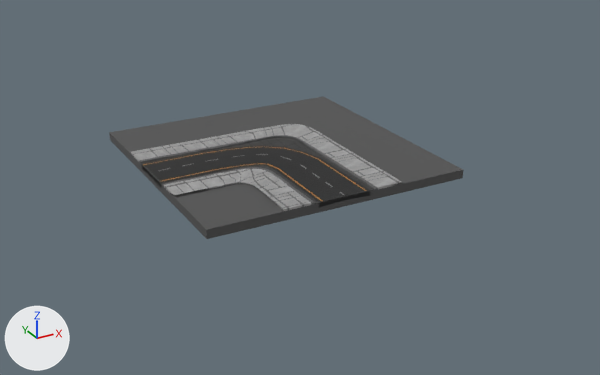
Before and after pictures for a commit that changed the FBX model Assets/Models/Tiles/NEW/Tile_Bend.FBX.
One viewpoint serves both versions: a camera (50 mm lens) standing at (-40.6, -79.4, 34.1) and looking at (1.6, -2.7, -4.2). The axes (+X, +Y, +Z) are drawn at lower left. The lights are the same throughout. Where no turn or scale is listed for an object, it has been applied to the vertices. Vertices at the same position are counted once.

In view in the first picture: 'Tile_Bend'.
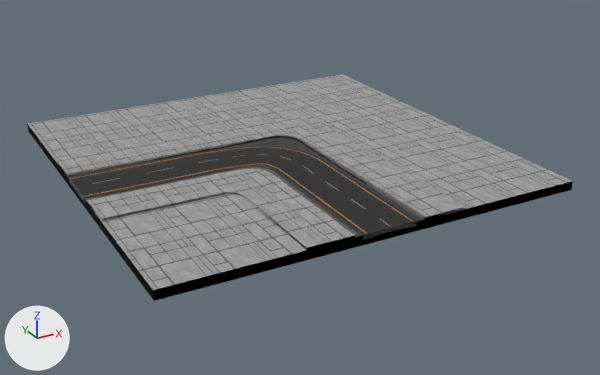
The change, as JSON lines over the scene's bpy script:
```json
{"block": "me_mesh", "where": "# used by ob_tile_bend; location = (0.0, 0.0, 0.0)"}
{"op": "remove", "block": "me_mesh", "code": "me_mesh.from_pydata(...)  # 760 vertices, 575 faces; spans x -15.0..15.0, y -15.0..15.0, z -1.3..0.1"}
{"op": "add", "block": "me_mesh", "code": "me_mesh.from_pydata(...)  # 920 vertices, 695 faces; spans x -23.0..23.0, y -23.0..23.0, z -1.3..0.1"}
{"block": "me_mesh", "change": "me_mesh part 1: the loose piece of 8 vertices spanning x -15.0..-13.3, y 3.5..3.9, z -0.2..0.0 is scaled about its middle by (0.797, 1, 1.08), then moved by (-8.2, 0.0, 0.0)"}
{"block": "me_mesh", "change": "me_mesh part 2: the loose piece of 8 vertices spanning x -15.0..-13.3, y -3.9..-3.5, z -0.2..0.0 is moved by (-6.7, 7.4, 0.0)"}
{"block": "me_mesh", "change": "me_mesh part 3: the loose piece of 8 vertices spanning x -15.0..15.0, y -15.0..15.0, z -1.2..-0.2 is scaled about its middle by (0.056, 0.0133, 0.188), then moved by (-19.1, 3.7, 0.6), in mat_03___default (picture img_text_pavement_1_png)"}
{"block": "me_mesh", "change": "me_mesh part 4: the loose piece of 8 vertices spanning x -15.0..-13.3, y 3.5..3.9, z -0.2..0.0 is copied, and the copy is moved by (-3.3, 0.0, 0.0); it spans x -18.3..-16.6, y 3.5..3.9, z -0.2..0.0"}
{"block": "me_mesh", "change": "me_mesh part 5: the loose piece of 8 vertices spanning x 3.5..3.9, y -15.0..-13.3, z -0.2..0.0 is copied, and the copy is moved by (0.0, -6.8, 0.0); it spans x 3.5..3.9, y -21.7..-20.1, z -0.2..0.0"}
{"block": "me_mesh", "change": "me_mesh part 6: the loose piece of 8 vertices spanning x 3.5..3.9, y -15.0..-13.3, z -0.2..0.0 is copied, and the copy is scaled about its middle by (1, 0.762, 1.08), then moved by (0.0, -8.2, 0.0); it spans x 3.5..3.9, y -23.0..-21.7, z -0.2..0.0"}
{"block": "me_mesh", "change": "me_mesh part 7: 88 vertices moved from x -15.0..6.9, y -15.0..6.9, z -0.7..0.1 to x -23.0..8.8, y -23.0..8.4, z -0.7..0.1; 12 vertices removed from x -6.9..6.9, y -15.0..-13.3, z -0.2..0.0; 36 vertices added at x -23.0..23.0, y -23.0..23.0, z -1.2..0.0"}
```

What differs and where, as boxes [x1, y1, x2, y2] in the pictures (600 x 375 px; the box of a moved part takes in the faces that stretch with it):
```json
{"object": "Tile_Bend", "change": "reshaped", "before": [109, 96, 463, 239], "after": [27, 74, 573, 301], "on screen": "54% wider, 58% taller"}
{"part": 1, "of": "me_mesh", "change": "moved or reshaped", "before": [139, 158, 154, 164], "after": [67, 172, 80, 177]}
{"part": 2, "of": "me_mesh", "change": "moved or reshaped", "before": [163, 181, 178, 187], "after": [80, 169, 96, 174]}
{"part": 3, "of": "me_mesh", "change": "moved or reshaped", "before": [109, 96, 463, 239], "after": [95, 166, 111, 171]}
{"part": 4, "of": "me_mesh", "change": "added", "after": [110, 163, 126, 168]}
{"part": 5, "of": "me_mesh", "change": "added", "after": [403, 206, 417, 214]}
{"part": 6, "of": "me_mesh", "change": "added", "after": [413, 213, 425, 220]}
{"part": 7, "of": "me_mesh", "change": "moved or reshaped", "before": [131, 124, 402, 211], "after": [27, 74, 573, 301]}
```
